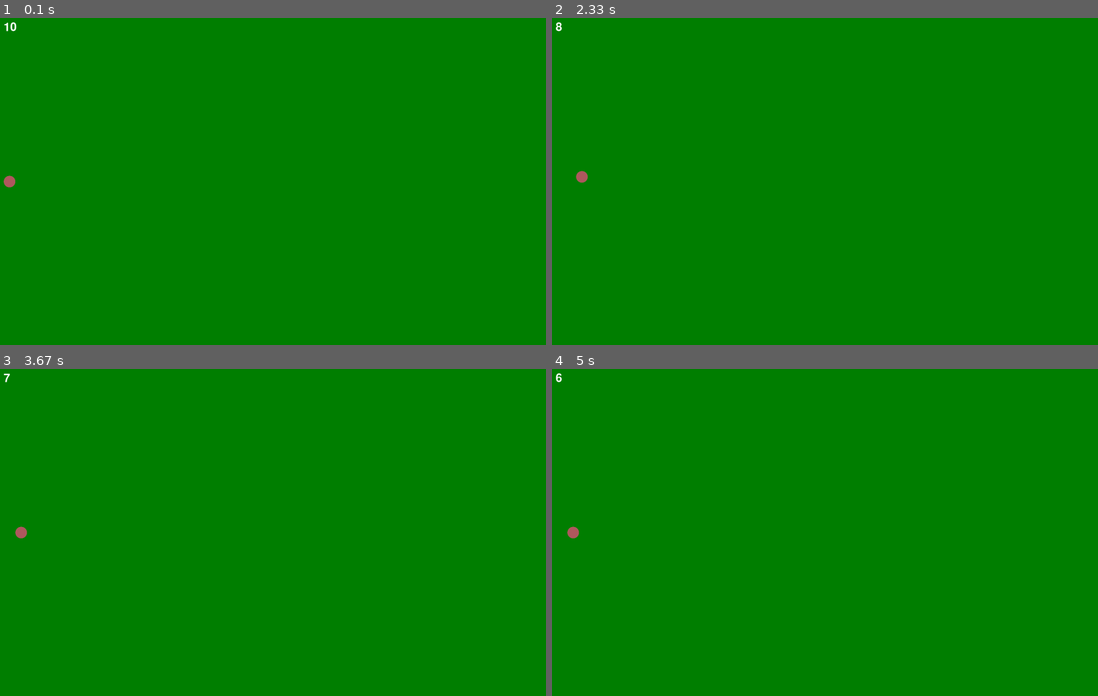
Above: before the commit, frames 1-4 (two rows, left to right).
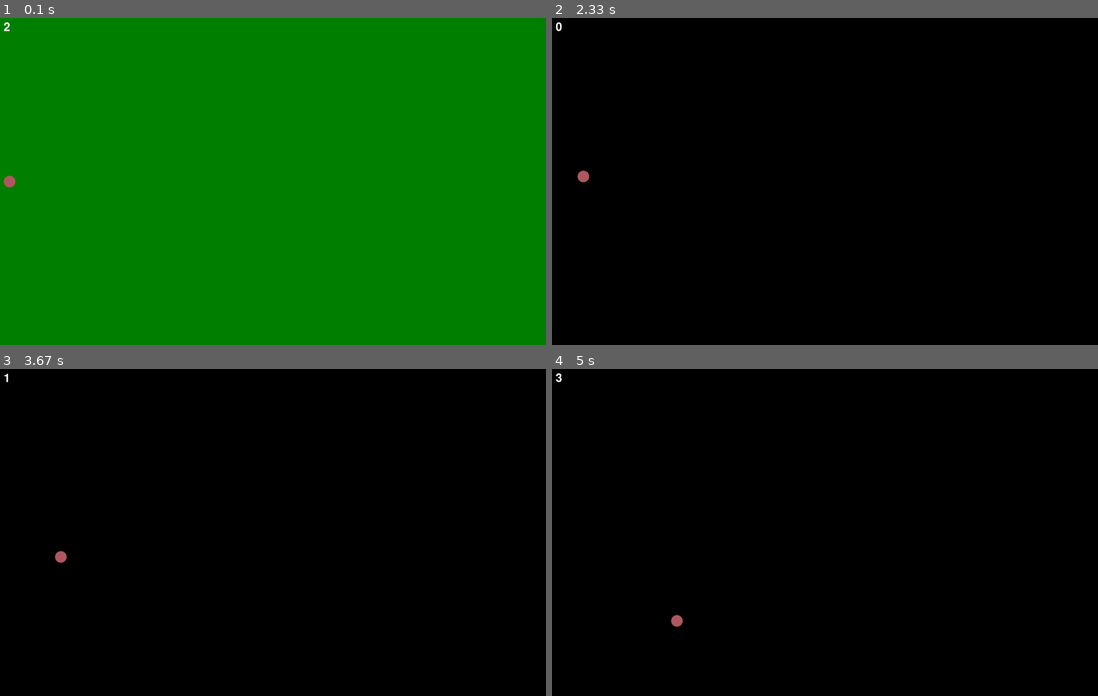
Above: after the commit, the same moments.

Repository: b7duongcs/PyGame-Disc-Golf
Game: pygame game, started from main.py
The game is run twice, just before and just after one commit, with the same random seed, the same clock (stepped at 60 frames per second) and the same inputs.
Inputs:
- Up to frame 1 (0.1 s): no input
- Up to frame 2 (2.33 s): hold D 0.33-0.8 s; hold W 0.83-1.13 s; hold D 1.17-1.63 s; hold S from 2.23 s (still down)
- Up to frame 3 (3.67 s): release S at 2.53 s; hold A 2.57-2.97 s
- Up to frame 4 (5 s): no input

The runs differ from the first frame. In frame 1, less than 0.1% of the frame differs, in the area x 0-3%, y 1-5%; in frame 2, 100%; in frame 3, 100%, in the area x 0-100%, y 0-100%; in frame 4, 100%.

Commit message:
animate disc flight using linear function

Diff:
--- /dev/null
+++ b/disc_flight.py
@@ -0,0 +1,6 @@
+def get_position_array():
+    position_array = [None] * 100
+    start_z = 80
+    for index, position in enumerate(position_array):
+        position_array[index] = (index/7, index/7, start_z - index)
+    return position_array
--- a/main.py
+++ b/main.py
@@ -1,5 +1,6 @@
 import pygame
 import os
+from disc_flight import *
 
 pygame.init()
 
@@ -13,7 +14,7 @@
 
 FPS = 60
 TICKS_PER_FRAME = 1000/FPS
-TIME_LIMIT = 10000
+TIME_LIMIT = 2000
 
 FONT = pygame.font.Font('freesansbold.ttf', 32)
 
@@ -24,13 +25,16 @@
 START_X = 10
 START_Y = (HEIGHT - DISC_SIZE) / 2
 
-def draw_window(disc, colour, time):
+def draw_window(disc, colour, time, ticks=0):
     WIN.fill(colour)
     WIN.blit(DISC, (disc.x, disc.y))
+    timer = 0
     if time >= 0:
         timer = int(TIME_LIMIT / 1000 - int(time / 1000))
-        text = FONT.render(str(timer), True, WHITE)
-        WIN.blit(text, (10,10))
+    else:
+        timer = int(ticks/20)
+    timer_text = FONT.render(str(timer), True, WHITE)
+    WIN.blit(timer_text, (10,10))
     pygame.display.update()
 
 def controls(keys_pressed, disc):
@@ -45,8 +49,11 @@
 
 def main():
     disc = pygame.Rect(START_X, START_Y, DISC_SIZE, DISC_SIZE)
-    launching = False #false: inputting controls, true: watching disc fly, no inputs
+    pre_launch = True
     current_time = 0
+    transition_time = 0
+    disc_pos_index = 0
+    position_array = None
 
     clock = pygame.time.Clock()
     run = True
@@ -57,15 +64,29 @@
                 run = False
 
         current_time = pygame.time.get_ticks()
-        if current_time >= TIME_LIMIT:
-            launching = True
+        if pre_launch and current_time >= TIME_LIMIT:
+            position_array = get_position_array()
+            pre_launch = False
 
-        if not launching:
+        if pre_launch:
             draw_window(disc, GREEN, current_time)
             keys_pressed = pygame.key.get_pressed()
             controls(keys_pressed, disc)
+            transition_time = current_time
         else:
-            draw_window(disc, BLACK, -1)
+            #calculate (x,y,z) at each 50ms interval with external function
+            #return list of (x,y,z)
+            #draw (x,y,z)
+            launching_time = current_time - transition_time
+            if launching_time > disc_pos_index * 50:
+                disc_pos_index += 1
+                current_position = position_array[disc_pos_index]
+                if current_position[2] <= 0:
+                    print("z position is ", current_position[2])
+                    break
+                disc.x += position_array[disc_pos_index][0]
+                disc.y += position_array[disc_pos_index][1]
+            draw_window(disc, BLACK, -1, disc_pos_index)
 
     pygame.quit()
 
